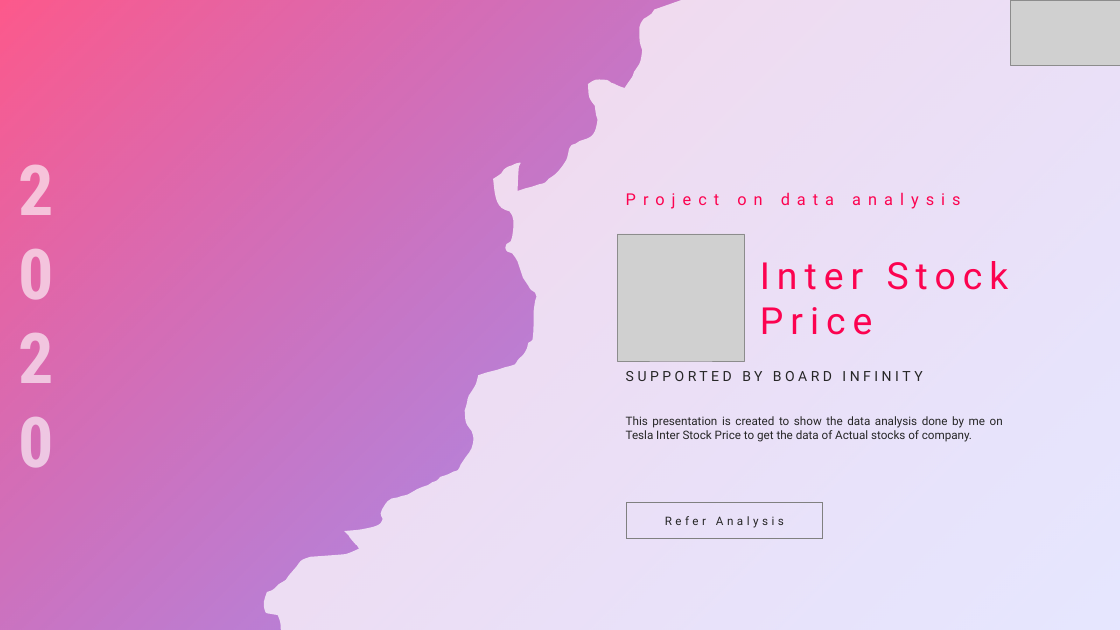
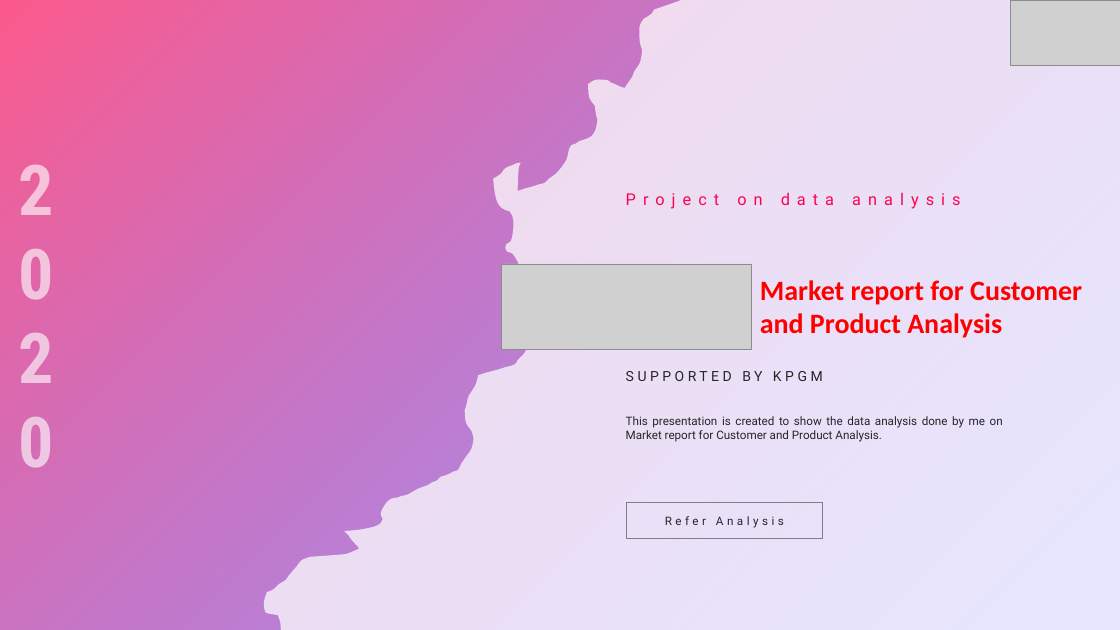
Before and after one commit to ayashkumarrao/KPMG-Virtual-Internship, a slide deck: slide 1 of PROJECT REPORT.pptx. Drawn at 1120x630 pixels with LibreOffice and Linux fonts; fonts in the diff are those of the drawing; grey boxes stand for pictures; background and template pictures are left out. Boxes give left, top, right and bottom in pixels: in the first picture for what was removed or moved away, otherwise in the second. Text is boxed around its words. In the diff, an @@ line names an element or a change of style, - is before the commit and + after.

Commit message:
KPMG Virtual Internship

```diff
--- a/PROJECT REPORT.pptx
+++ b/PROJECT REPORT.pptx
@@ picture removed at box(618, 234, 744, 361) @@
@@ picture added at box(502, 264, 752, 350) @@
@@ text at box(760, 280, 1082, 338): text changed; size 32 to 24 pt; font Roboto to Calibri; text colour #FC0350 to #FF0000; bold on @@
-Inter Stock
-Price
+Market report for Customer and Product Analysis
@@ text at box(626, 371, 823, 381): text changed @@
-SUPPORTED BY BOARD INFINITY
+SUPPORTED BY KPGM
@@ text at box(626, 416, 1003, 442): text changed @@
-This presentation is created to show the data analysis done by me on Tesla Inter Stock Price to get the data of Actual stocks of company.
+This presentation is created to show the data analysis done by me on Market report for Customer and Product Analysis.
```
Also in this commit, not shown: 4 other slides changed, 1 slide added, 2 slides removed.
